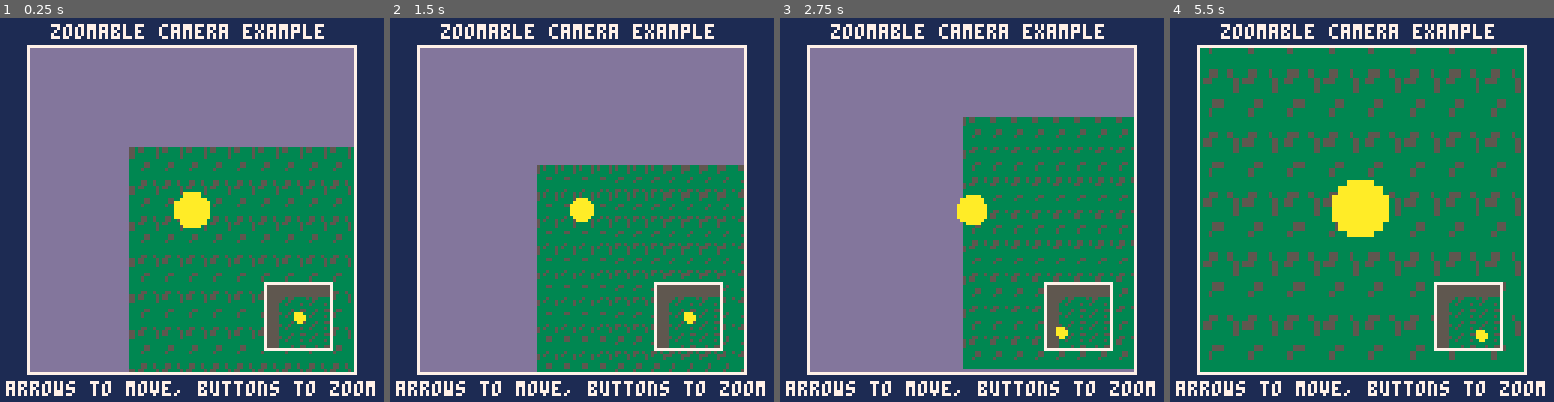
Above: before the commit, frames 1-4 (left to right).
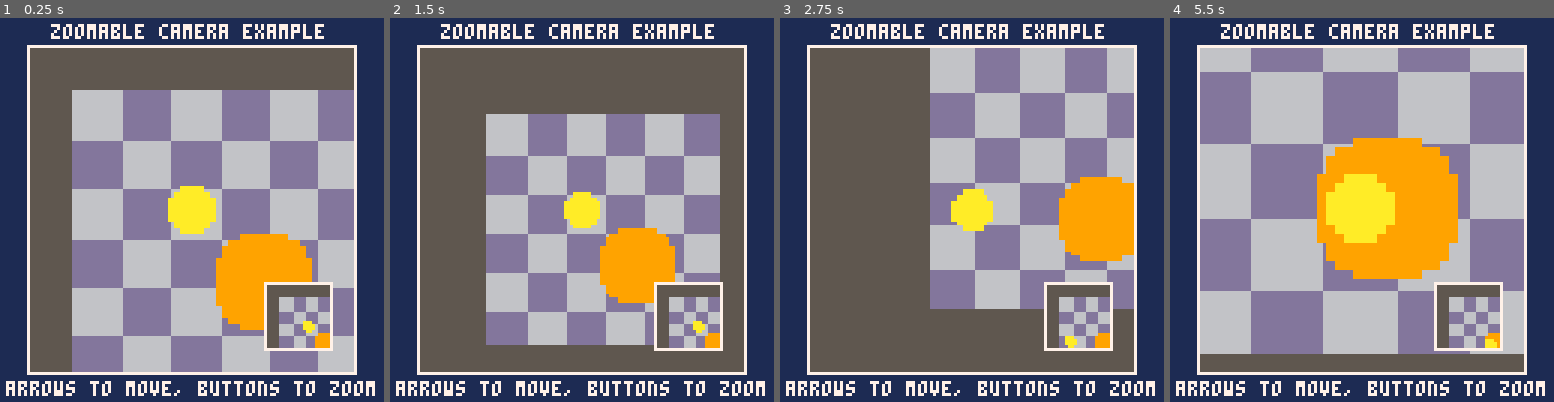
Above: after the commit, the same moments.

Repository: rik-cross/pico8
Game: PICO-8 cartridge zoomable_camera.p8
The game is run twice, just before and just after one commit, with the same random seed, the same clock (stepped at 60 frames per second) and the same inputs.
Inputs:
- Up to frame 1 (0.25 s): no input
- Up to frame 2 (1.5 s): tap O (Z key) at 0.33, 0.7, 1.43 s; tap X (X key) at 1.07 s
- Up to frame 3 (2.75 s): hold Left 1.97-2.37 s; tap X (X key) at 2.07, 2.4, 2.73 s; tap O (Z key) at 2.22 s; hold Down from 2.42 s (still down)
- Up to frame 4 (5.5 s): release Down at 2.82 s; hold Right 2.87-3.53 s; tap X (X key) every 0.33 s from 3.07 to 5.4 s; tap O (Z key) at 3.1, 3.98, 4.87 s; hold Up 3.58-4.08 s; hold Right 4.13-4.53 s; hold Down 4.58-5.08 s; hold Left from 5.13 s (still down)

The runs differ from the first frame. In frame 1, 59% of the frame differs, in the area x 7-93%, y 7-93%; in frame 2, 61%; in frame 3, 62%; in frame 4, 68%.

Commit message:
Update zoomable_camera.p8

Diff:
--- a/zoomable_camera.p8
+++ b/zoomable_camera.p8
@@ -3,29 +3,28 @@
 __lua__
 function _init()
 
+ -- player sprite coordinates
+ px = 16
+ py = 16
+
  -- create main player camera
- c = cam(9, 9, 128-17, 128-17, 1.5, 14, 14, 13, true, 7)
+ c = cam(9, 9, 128-17, 128-17, 2, 14, 14, 5, true, 7)
  -- create secondary map camera
  c2 = cam(88, 88, 24, 24, 0.5, 14, 14, 5, true, 7)
- -- create player sprite
- s = sprite(1*8, 0, 8, 8, 10, 10)
 
 end
 
 function _update()
 
  -- arrow keys to move player
- if btn(⬆️) then s.y -= 1 end
- if btn(⬇️) then s.y += 1 end
- if btn(⬅️) then s.x -= 1 end
- if btn(➡️) then s.x += 1 end
+ if btn(⬆️) then py -= 1 end
+ if btn(⬇️) then py += 1 end
+ if btn(⬅️) then px -= 1 end
+ if btn(➡️) then px += 1 end
 
  -- update the main camera to
  -- track the player center
- c.settarget(
-  s.getcenter().x,
-  s.getcenter().y
- )
+ c.set_target(px + 4, py + 4)
 
  -- buttons to change main
  -- camera zoom level
@@ -41,57 +40,23 @@
 
  -- draw the map and sprite
  -- using the main camera
- c.startdraw()
- c.drawmap()
- c.drawsprite(s)
- c.enddraw()
+ c.start_draw()
+ c.draw_map(0, 0, 6, 6, 0, 0)
+ c.draw_sspr(32, 0, 16, 16, 24, 24)
+ c.draw_spr(1, px, py)
+ c.end_draw()
 
  -- draw the map and sprite
  -- using the secondary camera
- c2.startdraw()
- c2.drawmap()
- c2.drawsprite(s)
- c2.enddraw()
+ c2.start_draw()
+ c2.draw_map(0, 0, 6, 6, 0, 0)
+ c2.draw_sspr(32, 0, 16, 16, 24, 24)
+ c2.draw_spr(1, px, py)
+ c2.end_draw()
 
  -- print instructions
  print("zoomable camera example", 17, 2, 7)
  print("arrows to move, buttons to zoom", 2, 121, 7)
-
-end
--->8
--- sprite
-
-function sprite(sx, sy, sw, sh, x, y)
-
- -- stores data needed for
- -- sspr() draw call
-
- -- sx = sprite x position on spritesheet
- -- sy = sprite y position on spritesheet
- -- sx = sprite width on spritesheet
- -- sx = sprite height on spritesheet
- -- x = x position to draw sprite
- -- y = y position to draw sprite
-
- local s = {}
-
- s.sx = sx
- s.sy = sy
- s.sw = sw
- s.sh = sh
- s.x = x
- s.y = y
-
- -- returns a table containing
- -- sprite center x/y position
- s.getcenter = function()
-  return {
-   x = s.x + (s.sw/2),
-   y = s.y + (s.sh/2)
-  }
- end
-
- return s
 
 end
 -->8
@@ -122,25 +87,30 @@
  c.b = b or false
  c.bc = bc or 7
 
+ -- returns the center of the camera
+ c.get_center = function()
+  return {x=c.x+(c.w/2), y=c.y+(c.h/2)}
+ end
+
  -- set the camera target
- c.settarget = function(x, y)
+ c.set_target = function(x, y)
   c.tx = x
   c.ty = y
  end
 
- -- returns the center of the camera
- c.getcenter = function()
-  return {x=c.x+c.w/2, y=c.y+c.w/2}
+ -- get the camera target
+ c.get_target = function()
+  return {x = c.tx, y = c.ty}
  end
 
  -- call before using the camera to draw
- c.startdraw = function()
+ c.start_draw = function()
   clip(c.x, c.y, c.w-1, c.h-1)
   rectfill(0, 0, 128, 128, c.bg)
  end
 
  -- call after using the camera to draw
- c.enddraw = function()
+ c.end_draw = function()
   if (c.b == true) then
    rect(c.x, c.y, c.x+c.w-2, c.y+c.h-2, c.bc)
   end
@@ -148,13 +118,33 @@
  end
 
  -- draws the map
- c.drawmap = function()
-  smap(0, 0, 12, 8, c.getcenter().x+0-(c.tx*c.z), c.getcenter().y+0-(c.ty*c.z), 8*8*c.z, 8*8*c.z)
- end
-
- -- draws a sprite object
- c.drawsprite = function(s)
-  sspr(s.sx, s.sy, s.sw, s.sh, c.getcenter().x+(s.x*c.z)-(c.tx*c.z), c.getcenter().y+(s.y*c.z)-(c.ty*c.z), s.sw*c.z, s.sh*c.z)
+ -- tx = lefmost map tile
+ -- ty = rightmost map tile
+ -- tw = map width (in tiles)
+ -- th = map height (in tiles)
+ -- x = x position to draw map
+ -- y = y position to draw map
+ c.draw_map = function(tx, ty, tw, th, x, y)
+  smap(tx, ty, tw, th, c.get_center().x+x-(c.tx*c.z), c.get_center().y+y-(c.ty*c.z), tw*8*c.z, th*8*c.z)
+ end
+
+ -- draws a sprite using spr
+ c.draw_spr = function(n, x, y)
+  -- calculate sprite position
+  sx = (n%16)*8
+  sy = flr(n/16)*8
+  sspr(sx, sy, 8, 8, c.get_center().x+(x*c.z)-(c.tx*c.z), c.get_center().y+(y*c.z)-(c.ty*c.z), 8*c.z, 8*c.z)
+ end
+
+ -- draws a sprite using sspr
+ -- sx = spritesheet x position
+ -- sy = spritesheet y position
+ -- sw = spritesheet width
+ -- sh = spritesheet height
+ -- x = screen x position
+ -- y = screen y position
+ c.draw_sspr = function(sx, sy, sw, sh, x, y)
+  sspr(sx, sy, sw, sh, c.get_center().x+(x*c.z)-(c.tx*c.z), c.get_center().y+(y*c.z)-(c.ty*c.z), sw*c.z, sh*c.z)
  end
 
  return c
@@ -167,8 +157,6 @@
 -- reddit.com/r/pico8/comments/17a00b0
 
 function smap(mx,my,mxs,mys,x,y,xs,ys)
-
- -- draws a scaled portion of the map
 
 	-- mx = section of map to draw top left corner x in tiles
 	-- my = section of map to draw top left corner y in tiles
@@ -195,12 +183,148 @@
 
 
 
+…(138 lines of a section not shown)…
 __map__
-0202020202020202020202020000000000000000000000000000000000000000000000000000000000000000000000000000000000000000000000000000000000000000000000000000000000000000000000000000000000000000000000000000000000000000000000000000000000000000000000000000000000000000
-0202020202020202020202020000000000000000000000000000000000000000000000000000000000000000000000000000000000000000000000000000000000000000000000000000000000000000000000000000000000000000000000000000000000000000000000000000000000000000000000000000000000000000
-0202020202020202020202020000000000000000000000000000000000000000000000000000000000000000000000000000000000000000000000000000000000000000000000000000000000000000000000000000000000000000000000000000000000000000000000000000000000000000000000000000000000000000
-0202020202020202020202020000000000000000000000000000000000000000000000000000000000000000000000000000000000000000000000000000000000000000000000000000000000000000000000000000000000000000000000000000000000000000000000000000000000000000000000000000000000000000
-0202020202020202020202020000000000000000000000000000000000000000000000000000000000000000000000000000000000000000000000000000000000000000000000000000000000000000000000000000000000000000000000000000000000000000000000000000000000000000000000000000000000000000
-0202020202020202020202020000000000000000000000000000000000000000000000000000000000000000000000000000000000000000000000000000000000000000000000000000000000000000000000000000000000000000000000000000000000000000000000000000000000000000000000000000000000000000
-0202020202020202020202020000000000000000000000000000000000000000000000000000000000000000000000000000000000000000000000000000000000000000000000000000000000000000000000000000000000000000000000000000000000000000000000000000000000000000000000000000000000000000
-0202020202020202020202020000000000000000000000000000000000000000000000000000000000000000000000000000000000000000000000000000000000000000000000000000000000000000000000000000000000000000000000000000000000000000000000000000000000000000000000000000000000000000
+0203020302030000000000000000000000000000000000000000000000000000000000000000000000000000000000000000000000000000000000000000000000000000000000000000000000000000000000000000000000000000000000000000000000000000000000000000000000000000000000000000000000000000
+0302030203020000000000000000000000000000000000000000000000000000000000000000000000000000000000000000000000000000000000000000000000000000000000000000000000000000000000000000000000000000000000000000000000000000000000000000000000000000000000000000000000000000
+0203020302030000000000000000000000000000000000000000000000000000000000000000000000000000000000000000000000000000000000000000000000000000000000000000000000000000000000000000000000000000000000000000000000000000000000000000000000000000000000000000000000000000
+0302030203020000000000000000000000000000000000000000000000000000000000000000000000000000000000000000000000000000000000000000000000000000000000000000000000000000000000000000000000000000000000000000000000000000000000000000000000000000000000000000000000000000
+0203020302030000000000000000000000000000000000000000000000000000000000000000000000000000000000000000000000000000000000000000000000000000000000000000000000000000000000000000000000000000000000000000000000000000000000000000000000000000000000000000000000000000
+0302030203020000000000000000000000000000000000000000000000000000000000000000000000000000000000000000000000000000000000000000000000000000000000000000000000000000000000000000000000000000000000000000000000000000000000000000000000000000000000000000000000000000
Not shown, changed: 146 lines of the sprite sheet (__gfx__) section of zoomable_camera.p8
Not shown, changed: the thumbnail (__label__) section of zoomable_camera.p8
